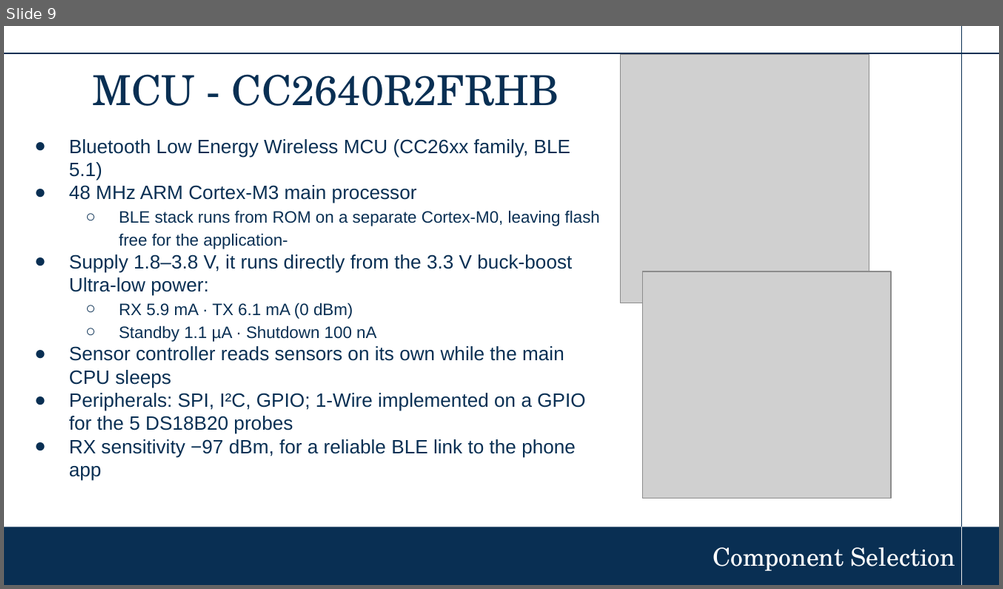
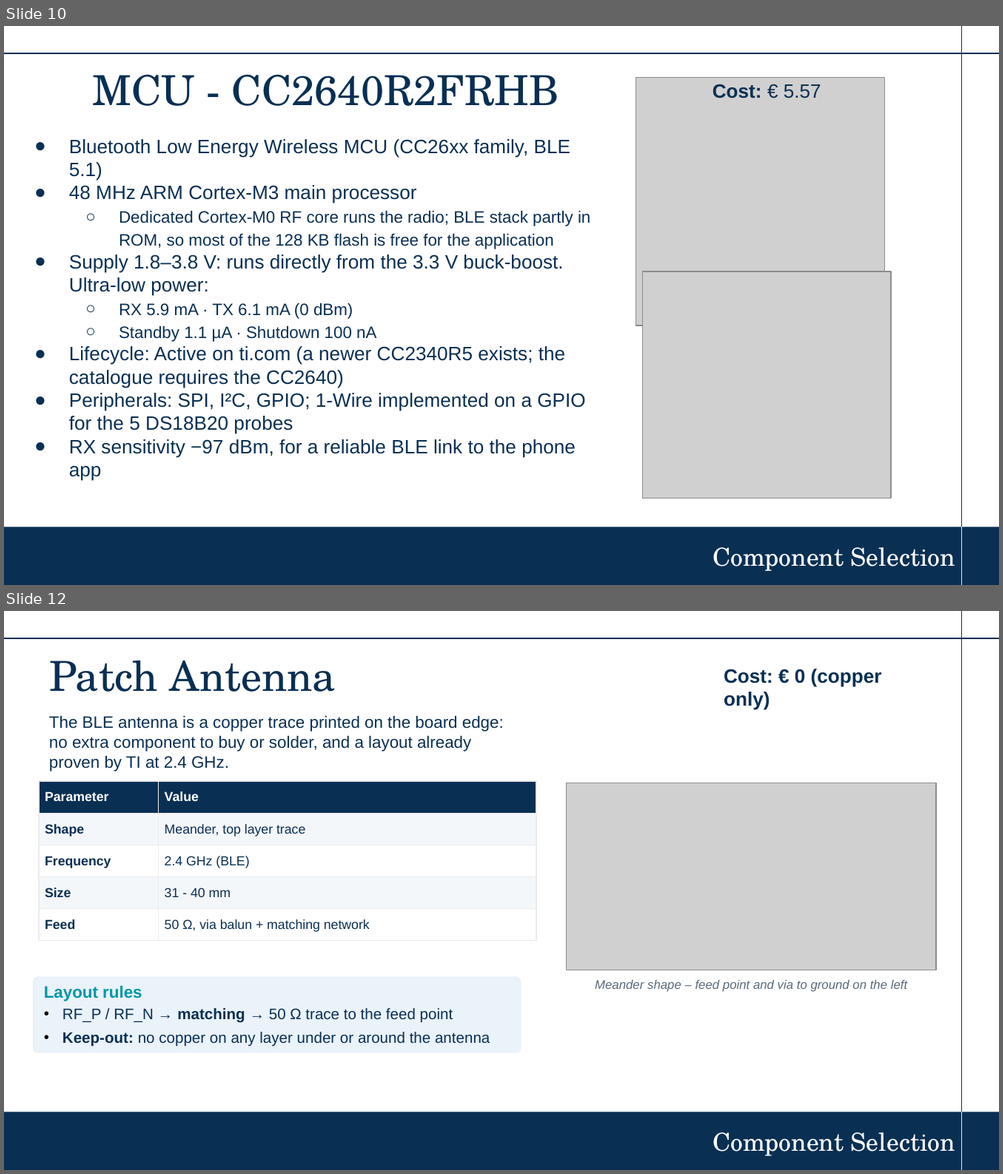
Before and after one commit to garcianeilangelo-crypto/ESE_RADIATOR, a slide deck: Radiator_Balance .pptx. Shown one above the other, each under a label of ours: slide 9 before the commit, slides 10 and 12 after it; the slides between them are not shown. The pictures are 1003x589 and 1003x1174 pixels, drawn with LibreOffice and Linux fonts; fonts in the diff are those of the drawing; grey boxes stand for pictures; background and template pictures are left out. Boxes give left, top, right and bottom in pixels: in the first picture for what was removed or moved away, otherwise in the second. Text is boxed around its words. In the diff, an @@ line names an element or a change of style, - is before the commit and + after.

```diff
--- a/Radiator_Balance .pptx
+++ b/Radiator_Balance .pptx
@@ slide 12 added at <box>4,611,999,1170</box>, background #FFFFFF; not listed: 4 template elements that a slide beside it also shows @@
@@ title added at <box>49,660,336,692</box>, 30 pt, text #092F53 @@
+Patch Antenna
@@ text added at <box>723,669,882,710</box>, 14 pt, text #092F53, bold @@
+Cost: € 0 (copper only)
@@ text added at <box>49,715,504,772</box>, 12 pt, text #092F53 @@
+The BLE antenna is a copper trace printed on the board edge: no extra component to buy or solder, and a layout already proven by TI at 2.4 GHz.
@@ table added at <box>39,781,536,940</box>, 5 rows, 2 columns @@
+Parameter | Value
+Shape | Meander, top layer trace
+Frequency | 2.4 GHz (BLE)
+Size | 31 - 40 mm
+Feed | 50 Ω, via balun + matching network
@@ picture added at <box>566,783,936,970</box> @@
@@ rounded rectangle added at <box>33,977,521,1054</box>, fill #EAF2FA @@
@@ text added at <box>44,985,489,1047</box>, 11 pt, text #092F53 @@
+Layout rules
+• RF_P / RF_N → matching → 50 Ω trace to the feed point
+• Keep-out: no copper on any layer under or around the antenna
@@ text added at <box>595,980,907,992</box>, 9 pt, text #596A7A, italic @@
+Meander shape – feed point and via to ground on the left
@@ text added at <box>713,1133,955,1156</box>, 18 pt, text #FFFFFF @@
+Component Selection
@@ what was slide 9 is now slide 10 @@
@@ slide 10 changed as well @@
@@ picture: place and size @@
-picture at <box>620,55,869,304</box>
+picture at <box>635,78,884,326</box>
@@ text added at <box>712,84,821,99</box>, 14 pt, text #092F53, bold @@
+Cost: € 5.57
@@ text at <box>69,210,590,296</box>: text changed @@
-  ○ BLE stack runs from ROM on a separate Cortex-M0, leaving flash free for the application-
-● Supply 1.8–3.8 V, it runs directly from the 3.3 V buck-boost Ultra-low power:
+  ○ Dedicated Cortex-M0 RF core runs the radio; BLE stack partly in ROM, so most of the 128 KB flash is free for the application
+● Supply 1.8–3.8 V: runs directly from the 3.3 V buck-boost. Ultra-low power:
@@ text at <box>69,346,565,388</box>: text changed @@
-● Sensor controller reads sensors on its own while the main CPU sleeps
+● Lifecycle: Active on ti.com (a newer CC2340R5 exists; the catalogue requires the CC2640)
```
Also in this commit, not shown: 15 other slides changed, 1 other slide added, 24 other files.
